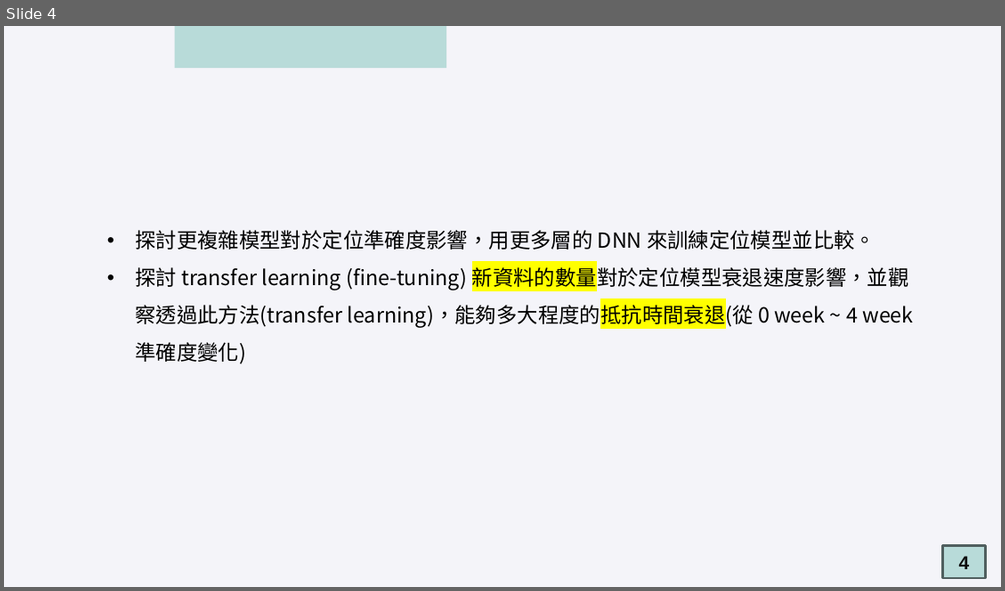
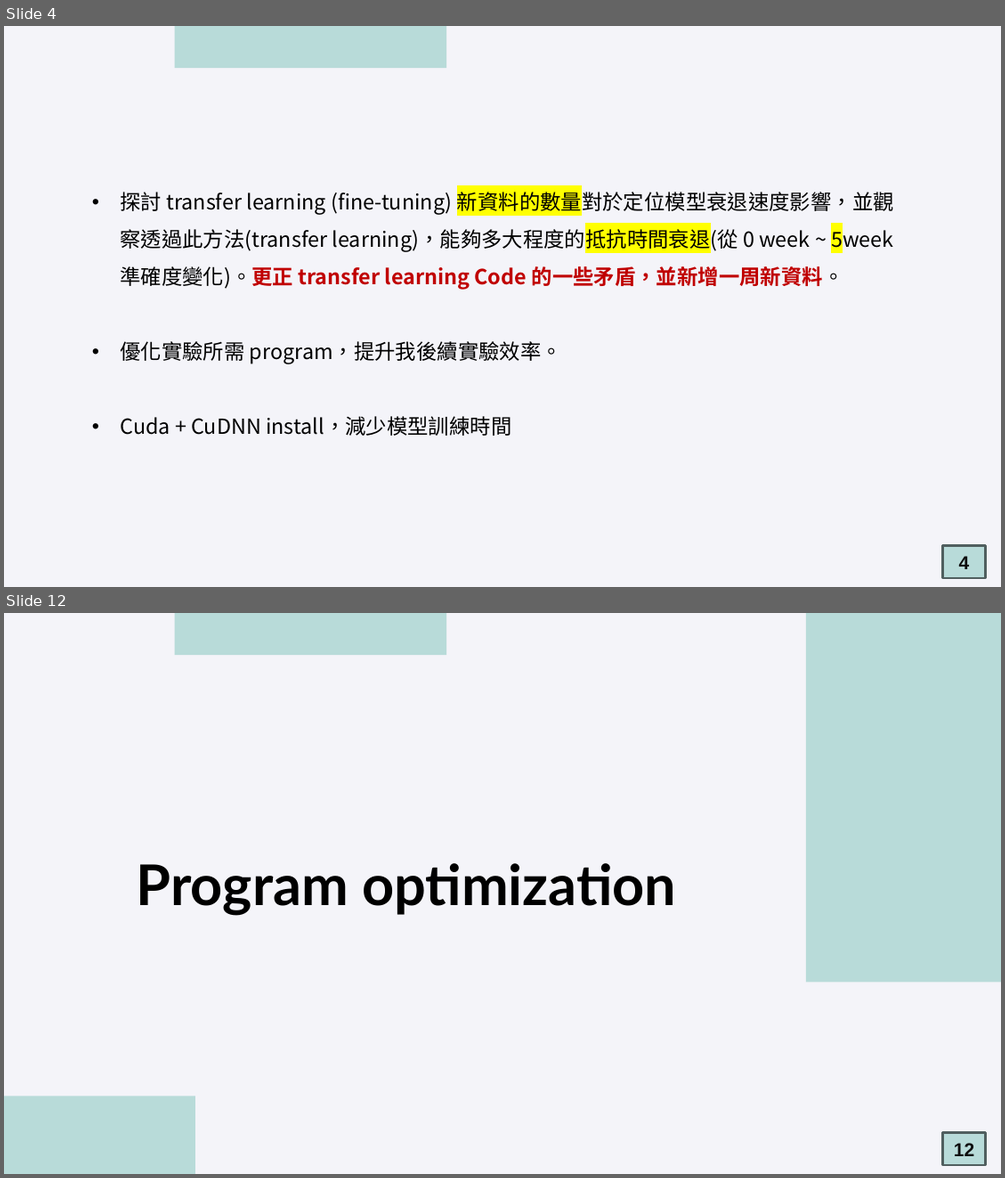
Before and after one commit to oscar9335/RTT_Research, a slide deck: meeting/2025-03-04/2025-03-04meeting 吳定洋.pptx. Shown one above the other, each under a label of ours: slide 4 before the commit, slides 4 and 12 after it; the slides between them are not shown. The pictures are 1005x591 and 1005x1178 pixels, drawn with LibreOffice and Linux fonts; fonts in the diff are those of the drawing. Boxes give left, top, right and bottom in pixels: in the first picture for what was removed or moved away, otherwise in the second. Text is boxed around its words. In the diff, an @@ line names an element or a change of style, - is before the commit and + after.

```diff
--- a/meeting/2025-03-04/2025-03-04meeting 吳定洋.pptx
+++ b/meeting/2025-03-04/2025-03-04meeting 吳定洋.pptx
@@ slide 12 added at box(4, 613, 1001, 1174), background #F4F4F9 @@
@@ rectangle added at box(175, 613, 446, 655), fill #B8DBD9 @@
@@ rectangle added at box(806, 613, 1001, 982), fill #B8DBD9 @@
@@ title added at box(137, 863, 676, 916), 54 pt, text #000000, bold @@
+Program optimization
@@ rectangle added at box(4, 1096, 195, 1174), fill #B8DBD9 @@
@@ rectangle added at box(942, 1133, 985, 1166), fill #B8DBD9, outline #51605F 2 pt, 18 pt, text #0D0D0D, bold @@
+12
@@ slide 4 changed as well @@
@@ text at box(120, 188, 894, 435): text changed @@
-• 探討更複雜模型對於定位準確度影響，用更多層的 DNN 來訓練定位模型並比較。
-• 探討 transfer learning (fine-tuning) 新資料的數量對於定位模型衰退速度影響，並觀察透過此方法(transfer learning)，能夠多大程度的抵抗時間衰退(從 0 week ~ 4 week 準確度變化)
+• 探討 transfer learning (fine-tuning) 新資料的數量對於定位模型衰退速度影響，並觀察透過此方法(transfer learning)，能夠多大程度的抵抗時間衰退(從 0 week ~ 5week 準確度變化)。更正 transfer learning Code 的一些矛盾，並新增一周新資料。
+• 優化實驗所需 program，提升我後續實驗效率。
+• Cuda + CuDNN install，減少模型訓練時間
```
Also in this commit, not shown: 7 other slides changed, 8 other slides added, 16 slides removed, 6 other files.
